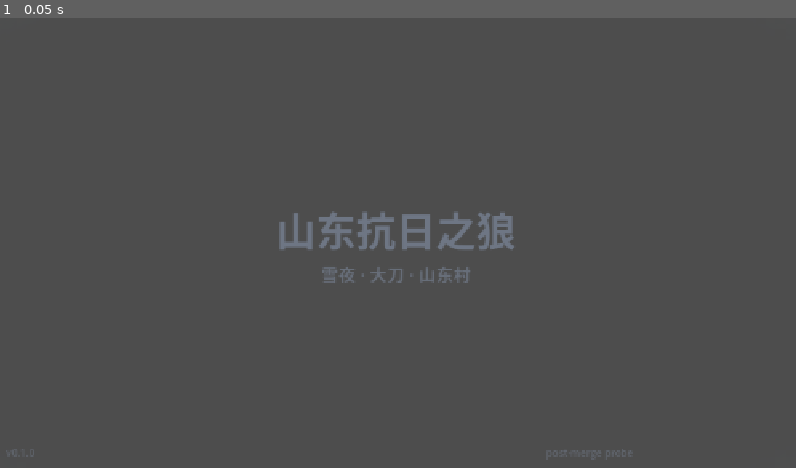
Above: before the commit, frame 1.
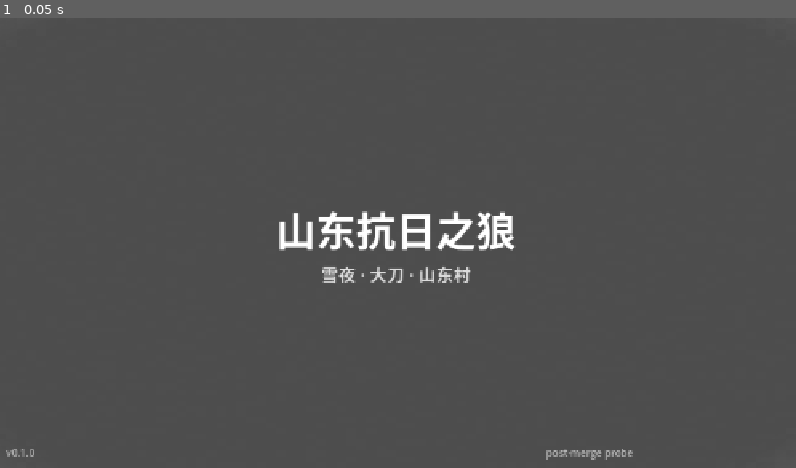
Above: after the commit, the same moment.

Repository: devvi/agent-game-test
Game: Godot game, scene res://scenes/Main.tscn
Two runs of this game, one before a commit and one after it. Both use one fixed random seed, a clock stepped at 60 frames per second and the inputs below.
Inputs:
- Up to frame 1 (0.05 s): no input

The runs differ from the first frame. In frame 1, 1.7% of the frame differs, in the area x 0-80%, y 42-99%.

Commit message:
fix(624): 雪夜氛围回归修复 — CanvasModulate 7→1 单节点层契约（雪幕/血色/UI 还原 + WorldBackdrop layer 0 垫底 + C3 守卫反转）

Diff:
--- a/shandong-wolf/e2e_shots.json
+++ b/shandong-wolf/e2e_shots.json
@@ -37,18 +37,18 @@
         "scenes/player_stick_figure.*\\.tscn"
       ],
       "shots": [
-        { "name": "01_idle", "state": "IDLE", "settle_frames": 6 },
-        { "name": "02_move", "state": "MOVE", "settle_frames": 6 },
-        { "name": "03_attack_windup", "state": "ATTACK_WINDUP", "settle_frames": 5 },
-        { "name": "04_attack_burst", "state": "ATTACK_BURST", "settle_frames": 1 },
-        { "name": "05_attack_recovery", "state": "ATTACK_RECOVERY", "settle_frames": 4 },
-        { "name": "06_guard", "state": "GUARD", "settle_frames": 6 },
-        { "name": "07_parry_success", "state": "PARRY_SUCCESS", "settle_frames": 6 },
-        { "name": "08_stagger", "state": "STAGGER", "settle_frames": 6 },
-        { "name": "09_stance_break", "state": "STANCE_BREAK", "settle_frames": 6 },
-        { "name": "10_execute", "state": "EXECUTE", "settle_frames": 2 },
-        { "name": "11_revive", "state": "REVIVE", "settle_frames": 6 },
-        { "name": "12_dead", "state": "DEAD", "settle_frames": 6 }
+        { "name": "01_idle", "state": "IDLE", "settle_frames": 6, "theme_color": null },
+        { "name": "02_move", "state": "MOVE", "settle_frames": 6, "theme_color": null },
+        { "name": "03_attack_windup", "state": "ATTACK_WINDUP", "settle_frames": 5, "theme_color": null },
+        { "name": "04_attack_burst", "state": "ATTACK_BURST", "settle_frames": 1, "theme_color": null },
+        { "name": "05_attack_recovery", "state": "ATTACK_RECOVERY", "settle_frames": 4, "theme_color": null },
+        { "name": "06_guard", "state": "GUARD", "settle_frames": 6, "theme_color": null },
+        { "name": "07_parry_success", "state": "PARRY_SUCCESS", "settle_frames": 6, "theme_color": null },
+        { "name": "08_stagger", "state": "STAGGER", "settle_frames": 6, "theme_color": null },
+        { "name": "09_stance_break", "state": "STANCE_BREAK", "settle_frames": 6, "theme_color": null },
+        { "name": "10_execute", "state": "EXECUTE", "settle_frames": 2, "theme_color": null },
+        { "name": "11_revive", "state": "REVIVE", "settle_frames": 6, "theme_color": null },
+        { "name": "12_dead", "state": "DEAD", "settle_frames": 6, "theme_color": null }
       ]
     },
     "snow_night": {
@@ -58,7 +58,8 @@
           "name": "01_snow_night_atmosphere",
           "at_frame": 30,
           "settle_frames": 30,
-          "_comment": "#582 单帧氛围截图供用户 ≥70% 裁决，完整剧本归 #586；at_frame 保证框架 runner 下可 ready（原 state={} 在 #574 states 映射下永不 ready）"
+          "theme_color": "6e7684",
+          "_comment": "#582 单帧氛围截图供用户 ≥70% 裁决，完整剧本归 #586；at_frame 保证框架 runner 下可 ready（原 state={} 在 #574 states 映射下永不 ready）。像素断言口径（#624）: theme 6e7684（唯一 Moonlight 染后 WorldBackdrop 背景 ≈ #66686b 命中）/ 雪白 ≥200 lum 像素存在性 review 侧计数 / 血触发红像素 review 手动 A/B"
         }
       ]
     }
--- a/shandong-wolf/gdscripts/atmosphere_controller.gd
+++ b/shandong-wolf/gdscripts/atmosphere_controller.gd
@@ -2,6 +2,10 @@
 ## AtmosphereController — 氛围编排统一入口（#582）。
 ## 层级约定: CanvasLayer layer 1=UI（不动）/ 2=水墨 / 3-5=雪幕（远/中/近）/
 ## 10=血色 vignette（#583 复用同一 .tscn 照此约定）。
+## 冷月光契约（#624 修复）: CanvasModulate 只调制其所在 CanvasLayer 的内容，
+## 多 moon 逐层相乘会把雪幕/血色压没（PRD #624 §1.3 实测根因）。
+## 本组件**唯一** Moonlight 挂在 Atmosphere 根（layer 0 世界层），只染世界内容；
+## 雪幕(3-5)/水墨(2)/血色(10) 层禁放 moon —— test_atmosphere C3 守卫 == 1 拦截复犯。
 
 const C = preload("res://gdscripts/constants.gd")
 
@@ -27,17 +31,8 @@
 	_snow.apply_tunables()
 
 
-## 冷月光修复（self-correct #613, review D 类缺陷）: CanvasModulate 只调制其所在
-## canvas layer。原实现 Moonlight 挂在 Atmosphere 根（layer 0），而全部可见内容位于
-## CanvasLayer 1 (UI) / 2 (水墨) / 3-5 (雪幕) / 10 (血色) → 无任何可见色调。
-## 现在每个可见 CanvasLayer 下都有同名 Moonlight CanvasModulate（tscn 静态声明，
-## Main.tscn 的 UI 层由 Main 场景自带一份），此处统一设色保持单一控制点。
 func _apply_moonlight() -> void:
 	_moonlight.color = moonlight_color
-	for child in find_children("Moonlight", "CanvasModulate", true, false):
-		var cm: CanvasModulate = child as CanvasModulate
-		if cm != null:
-			cm.color = moonlight_color
 
 
 func set_low_health(enabled: bool) -> void:
--- a/shandong-wolf/gdscripts/constants.gd
+++ b/shandong-wolf/gdscripts/constants.gd
@@ -190,6 +190,15 @@
 const MOONLIGHT_COLOR_TARGET: Color = Color("#b8c4d9")   # # DRAFT（AC2 字面色值）
 const MOONLIGHT_COLOR_APPLIED: Color = Color("#6e7684")  # # DRAFT（= TARGET × 0.6 换算）
 const MOONLIGHT_BRIGHTNESS: float = 0.6                  # # DRAFT（语义 = 色值换算系数）
+
+# ── 夜色世界背景（# DRAFT 候补值，待 #582 用户裁决；#624 新增）──
+#   作用: layer 0 世界垫底，供唯一 Moonlight（#6e7684）染色成冷蓝灰夜色（AC2 载体）
+#   约束: 染后（× MOONLIGHT_COLOR_APPLIED）背景 luma ≥ 30 —— 不得回到 #613 近黑态（F3）
+#   候选集: #d8dce4（浅月光灰，染后 ≈ #66686b 接近 AC2 目标 #6e7684，theme 断言可命中）——
+#           #4e5464（中蓝灰，染后 ≈ #222734，luma ~39，需 A/B 亮度比断言）——
+#           #0d1520（PRD §8 建议的深夜色，染后 ≈ #060a0f luma ~10，近黑，**否决候选**）
+#   情感断言: 苍白、清冷——月光下的雪夜大地是亮冷灰蓝，不是无月黑夜
+const NIGHT_BG_COLOR: Color = Color("#d8dce4")   # # DRAFT（首选候选；染后 ≈ #66686b）
 
 # ── 水墨晕染（# DRAFT 候补值，待 #582 用户裁决）──
 #   候补值: 边缘暗角 alpha ≤ 0.3（AC3 硬约束）；墨色 #1a1f26
--- a/shandong-wolf/scenes/Main.tscn
+++ b/shandong-wolf/scenes/Main.tscn
@@ -4,6 +4,15 @@
 
 [node name="Main" type="Node2D"]
 uid = "uid://c2p0n1g4s5t6"
+
+[node name="WorldBackdrop" type="ColorRect" parent="."]
+anchors_preset = 15
+anchor_right = 1.0
+anchor_bottom = 1.0
+grow_horizontal = 2
+grow_vertical = 2
+mouse_filter = 2
+color = Color(0.847, 0.863, 0.894, 1)
 
 [node name="CanvasLayer" type="CanvasLayer" parent="."]
 uid = "uid://c3r0b2m7k8j9"
@@ -65,7 +74,4 @@
 theme_override_font_sizes/font_size = 16
 modulate = Color(1, 1, 1, 0.6)
 
-[node name="Moonlight" type="CanvasModulate" parent="CanvasLayer"]
-color = Color(0.431, 0.463, 0.518, 1)
-
 [node name="Atmosphere" parent="." instance=ExtResource("1_atmosphere")]
--- a/shandong-wolf/scenes/atmosphere/atmosphere_layer.tscn
+++ b/shandong-wolf/scenes/atmosphere/atmosphere_layer.tscn
@@ -60,9 +60,6 @@
 one_shot = false
 lifetime = 15.0
 
-[node name="Moonlight" type="CanvasModulate" parent="SnowCurtain/LayerFar"]
-color = Color(0.431, 0.463, 0.518, 1)
-
 [node name="LayerMid" type="CanvasLayer" parent="SnowCurtain"]
 layer = 4
 
@@ -78,9 +75,6 @@
 one_shot = false
 lifetime = 12.0
 
-[node name="Moonlight" type="CanvasModulate" parent="SnowCurtain/LayerMid"]
-color = Color(0.431, 0.463, 0.518, 1)
-
 [node name="LayerNear" type="CanvasLayer" parent="SnowCurtain"]
 layer = 5
 
@@ -95,9 +89,6 @@
 emitting = true
 one_shot = false
 lifetime = 8.0
-
-[node name="Moonlight" type="CanvasModulate" parent="SnowCurtain/LayerNear"]
-color = Color(0.431, 0.463, 0.518, 1)
 
 [node name="Moonlight" type="CanvasModulate" parent="."]
 color = Color(0.431, 0.463, 0.518, 1)
@@ -115,9 +106,6 @@
 mouse_filter = 2
 color = Color(1, 1, 1, 0)
 
-[node name="Moonlight" type="CanvasModulate" parent="InkWashLayer"]
-color = Color(0.431, 0.463, 0.518, 1)
-
 [node name="BloodVignette" type="CanvasLayer" parent="."]
 layer = 10
 script = ExtResource("5_blood")
@@ -132,6 +120,3 @@
 mouse_filter = 2
 modulate = Color(1, 1, 1, 0)
 color = Color(1, 1, 1, 0)
-
-[node name="Moonlight" type="CanvasModulate" parent="BloodVignette"]
-color = Color(0.431, 0.463, 0.518, 1)
--- a/shandong-wolf/scenes/e2e_stick_figure_capture.tscn
+++ b/shandong-wolf/scenes/e2e_stick_figure_capture.tscn
@@ -8,7 +8,7 @@
 script = ExtResource("1_rig")
 
 [node name="Backdrop" type="ColorRect" parent="."]
-color = Color(0.1, 0.14, 0.18, 1)
+color = Color(0.847, 0.863, 0.894, 1) ; # 值随 constants.gd NIGHT_BG_COLOR 候选定稿（#624）
 size = Vector2(1280, 720)
 
 [node name="Player" parent="." instance=ExtResource("2_player")]
--- a/shandong-wolf/tests/test_atmosphere.gd
+++ b/shandong-wolf/tests/test_atmosphere.gd
@@ -27,7 +27,7 @@
 	_test_b4_emitting_state()
 	_test_c1_moonlight()
 	_test_c2_moonlight_convert_comment()
-	_test_c3_moonlight_covers_visible_layers()
+	_test_c3_single_moonlight_guard()
 	_test_d1_ink_shader_range()
 	_test_d2_ink_wash_rect()
 	_test_e1_blood_vignette_standby()
@@ -275,20 +275,54 @@
 	_assert(line.contains("× 0.6") or line.contains("* 0.6"), "C2: MOONLIGHT_COLOR_APPLIED line carries '× 0.6'/'* 0.6' conversion comment (got: %s)" % line)
 
 
-func _test_c3_moonlight_covers_visible_layers() -> void:
-	# self-correct #613（review D 类缺陷）: CanvasModulate 只调制其所在 canvas layer，
-	# 根节点 Moonlight（layer 0）对可见内容无效。每个可见 CanvasLayer（2 水墨 / 3-5 雪幕 /
-	# 10 血色）下必须各有一份 Moonlight CanvasModulate 且颜色 == MOONLIGHT_COLOR_APPLIED
-	# （UI layer 1 的调制由 Main.tscn 自带，本测试只覆盖 atmosphere 场景内的 5 层）。
+func _test_c3_single_moonlight_guard() -> void:
+	# #624 修复（#613 回归）: CanvasModulate 只调制其所在 canvas layer，多 moon 逐层
+	# 相乘会把雪幕粒子/血色/夜色背景压没（PRD #624 §1.3 实测根因）。
+	# 守卫: 全组件仅 1 个 Moonlight（Atmosphere 根，layer 0 世界层）；雪幕(3-5)/
+	# 水墨(2)/血色(10) 层禁放 moon；Main.tscn 不得再声明 CanvasModulate。
 	var inst: Node = _instantiate_scene()
 	if inst == null:
 		_assert(false, "C3: atmosphere_layer.tscn loads and instantiates")
 		return
+	# C3-1 总数守卫: 全场景 CanvasModulate 恰好 1 个
+	var moons: Array[Node] = inst.find_children("*", "CanvasModulate", true, false)
+	_assert(moons.size() == 1, "C3-1: exactly 1 CanvasModulate in scene (found %d)" % moons.size())
+	var moon: Node = moons[0] if moons.size() == 1 else null
+	# C3-2 层归属守卫: 唯一 moon 的祖先链上不得有 CanvasLayer（即位于 layer 0 默认画布）
+	var ancestor_ok: bool = true
+	if moon != null:
+		var parent: Node = moon.get_parent()
+		while parent != null:
+			if parent is CanvasLayer:
+				ancestor_ok = false
+				break
+			parent = parent.get_parent()
+	_assert(ancestor_ok, "C3-2: sole Moonlight has no CanvasLayer ancestor (sits on layer 0 world)")
+	# C3-3 颜色守卫: 唯一 moon 色 == MOONLIGHT_COLOR_APPLIED（沿用 C1 取值方式）
 	var consts: Dictionary = _const_map()
 	var applied_v: Variant = consts.get("MOONLIGHT_COLOR_APPLIED")
 	var expected: Color = Color(0.431, 0.463, 0.518, 1)
 	if typeof(applied_v) == TYPE_COLOR:
 		expected = applied_v
+	var rgb_ok: bool = false
+	var got_color: String = "n/a"
+	if moon != null:
+		var cm: CanvasModulate = moon as CanvasModulate
+		if cm != null:
+			rgb_ok = is_equal_approx(cm.color.r, expected.r) \
+				and is_equal_approx(cm.color.g, expected.g) \
+				and is_equal_approx(cm.color.b, expected.b)
+			got_color = str(cm.color)
+	_assert(rgb_ok, "C3-3: sole Moonlight color == MOONLIGHT_COLOR_APPLIED (got %s, expected %s)" % [got_color, str(expected)])
+	# C3-4 Main.tscn 文本守卫: 不得含 CanvasModulate 字样（UI 层禁 moon）
+	var f: FileAccess = FileAccess.open("res://scenes/Main.tscn", FileAccess.READ)
+	if f == null:
+		_assert(false, "C3-4: Main.tscn opens for reading")
+	else:
+		var text: String = f.get_as_text()
+		f.close()
+		_assert(text.find("CanvasModulate") == -1, "C3-4: Main.tscn contains no 'CanvasModulate' (UI layer 1 moon removed by #624)")
+	# C3-5 层内无 moon 守卫: 各可见 CanvasLayer（2/3/4/5/10）直接子节点无 CanvasModulate
 	var layer_nums: Array = [2, 3, 4, 5, 10]
 	var canvas_layers: Array[Node] = inst.find_children("*", "CanvasLayer", true, false)
 	var found: Dictionary = {}
@@ -296,25 +330,17 @@
 		var canvas: CanvasLayer = cl as CanvasLayer
 		if canvas != null:
 			found[canvas.layer] = canvas
-	var any_fail: bool = false
+	var any_moon_in_layer: bool = false
 	for ln in layer_nums:
 		if not found.has(ln):
-			_assert(false, "C3: CanvasLayer %d exists in atmosphere scene" % ln)
-			any_fail = true
+			_assert(false, "C3-5: CanvasLayer %d exists in atmosphere scene" % ln)
 			continue
 		var canvas: CanvasLayer = found[ln]
-		var cm: CanvasModulate = canvas.find_child("Moonlight", false, false) as CanvasModulate
-		if cm == null:
-			_assert(false, "C3: CanvasLayer %d has a Moonlight CanvasModulate child" % ln)
-			any_fail = true
-		else:
-			var rgb_ok: bool = is_equal_approx(cm.color.r, expected.r) \
-				and is_equal_approx(cm.color.g, expected.g) \
-				and is_equal_approx(cm.color.b, expected.b)
-			_assert(rgb_ok, "C3: CanvasLayer %d Moonlight color == MOONLIGHT_COLOR_APPLIED (got %s, expected %s)" % [ln, str(cm.color), str(expected)])
-			if not rgb_ok:
-				any_fail = true
-	_assert(not any_fail, "C3: all visible CanvasLayers covered by cold moonlight (composite)")
+		for child in canvas.get_children():
+			if child is CanvasModulate:
+				any_moon_in_layer = true
+				_assert(false, "C3-5: CanvasLayer %d has a CanvasModulate direct child" % ln)
+	_assert(not any_moon_in_layer, "C3-5: no CanvasLayer (2/3/4/5/10) holds a Moonlight child")
 
 
 # ── Scenario D: ink wash ──
